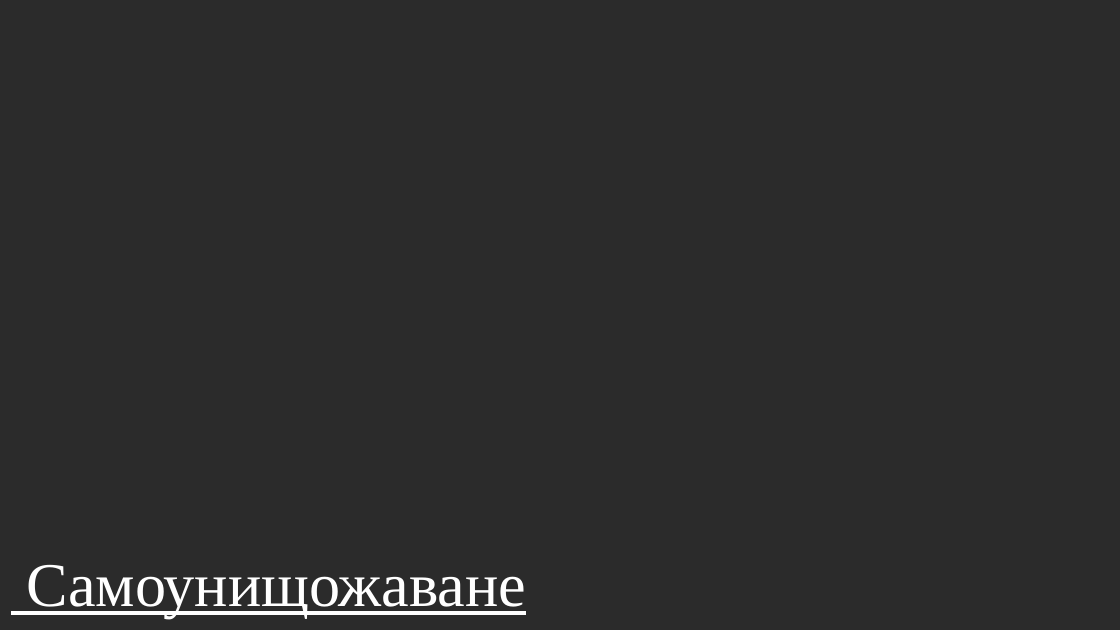
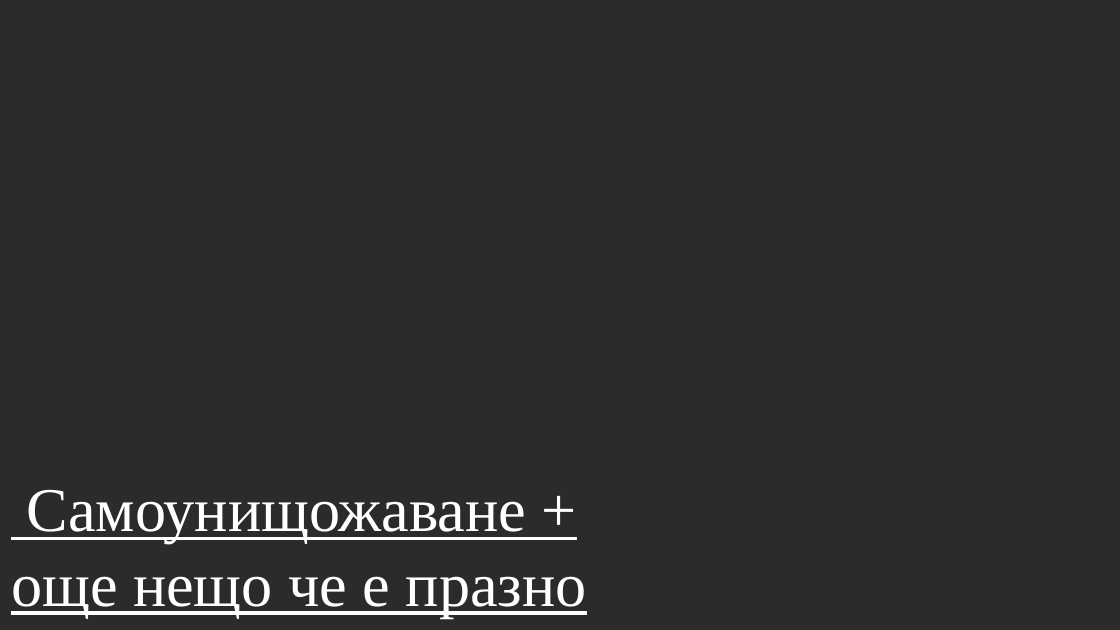
Before and after one commit to pgee-dzi2024/ThemePP_2612, a slide deck: slide 10 of DR/Защита.pptx. Drawn at 1120x630 pixels with LibreOffice and Linux fonts; fonts in the diff are those of the drawing; background and template pictures are left out; a plain dark background stands for a picture behind light text. Boxes give left, top, right and bottom in pixels: in the first picture for what was removed or moved away, otherwise in the second. Text is boxed around its words. In the diff, an @@ line names an element or a change of style, - is before the commit and + after.

```diff
--- a/DR/Защита.pptx
+++ b/DR/Защита.pptx
@@ title at (x1=11, y1=490, x2=587, y2=618): text changed @@
-Самоунищожаване
+Самоунищожаване + още нещо че е празно
```
Also in this commit, not shown: 2 slides added, 2 slides removed.
